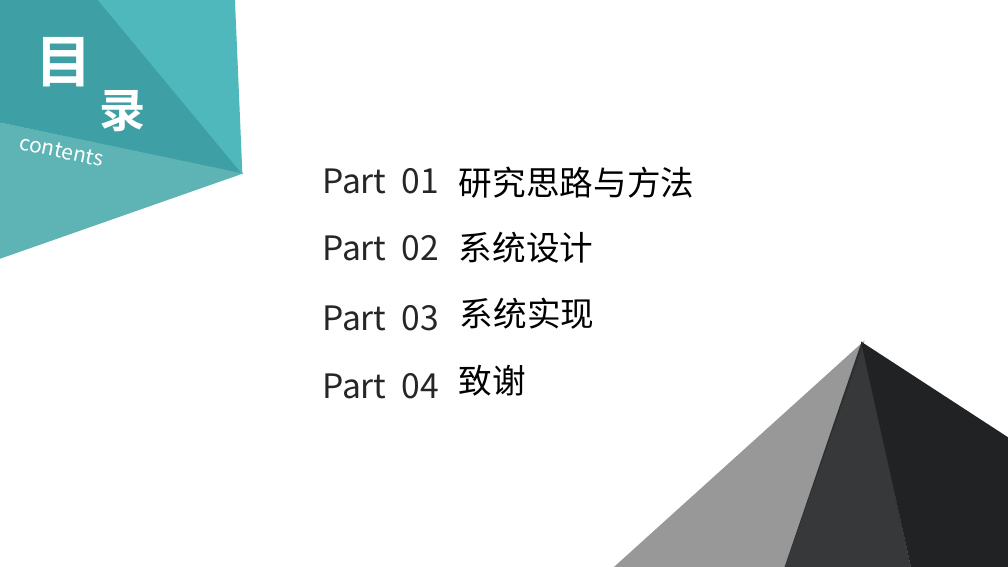
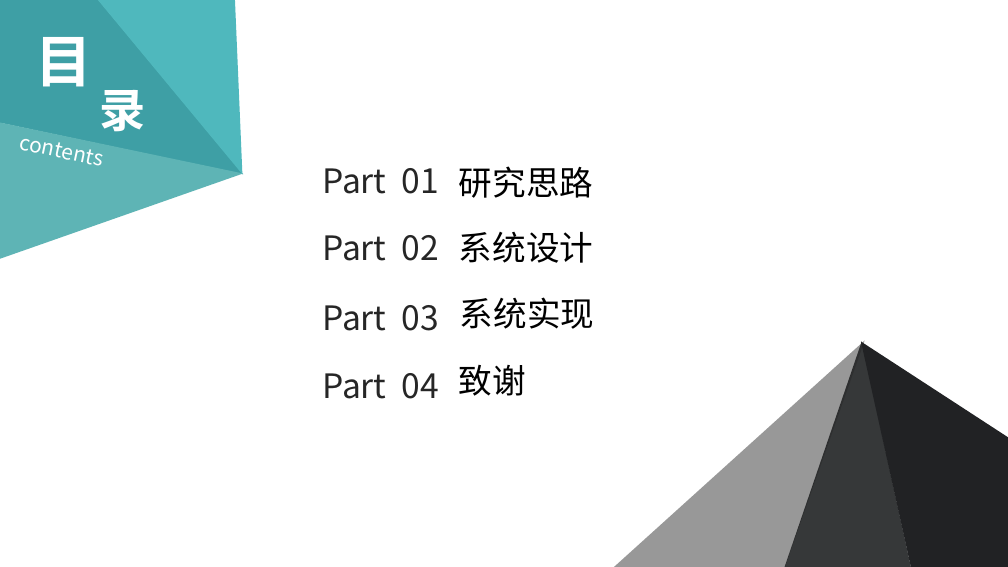
Before and after one commit to cckmit/typora-note, a slide deck: slide 2 of 毕业答辩.pptx. Drawn at 1008x567 pixels with LibreOffice and Linux fonts; fonts in the diff are those of the drawing; background and template pictures are left out. Boxes give left, top, right and bottom in pixels: in the first picture for what was removed or moved away, otherwise in the second. Text is boxed around its words. In the diff, an @@ line names an element or a change of style, - is before the commit and + after.

```diff
--- a/毕业答辩.pptx
+++ b/毕业答辩.pptx
@@ text at [459,166,593,198]: text changed @@
-研究思路与方法
+研究思路
```
Also in this commit, not shown: 1 other slide changed, 1 slide removed.
